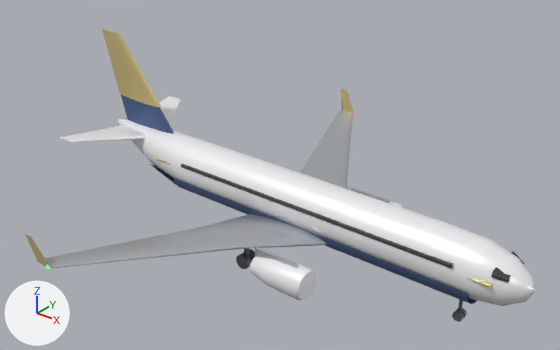
Renders of the glTF model models/airliner.glb from each side of a commit.
Rendered twice from a 50 mm lens placed at (31.1, -40.3, 27.1), pointed at (-0.8, -0.4, 2.4). Every picture has the same lights, and +X, +Y and +Z are marked at lower left. The first picture is the older version. Vertices at exactly the same position are counted once.

The first picture shows 'body', 'gear'.
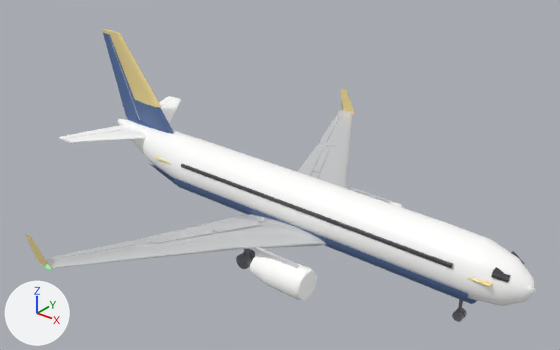
Pixel boxes [x1, y1, x2, y2] of what changed, in the pictures (560 x 350 px):
'body', recoloured, surface changed, reshaped
    both: [25, 29, 535, 306]
'rudder', added (blue)
    after: [103, 33, 139, 121]
'flapR', added
    after: [137, 214, 264, 243]
'gear', recoloured, surface changed
    both: [236, 249, 467, 320]
'flapL', added
    after: [297, 144, 325, 176]
'aileronR', added
    after: [56, 241, 135, 258]
'spoilerR1', added
    after: [151, 230, 215, 243]
'elevatorR', added
    after: [61, 126, 126, 138]
'spoilerR0', added
    after: [212, 221, 262, 232]
'spoilerL1', added
    after: [313, 146, 330, 173]
'aileronL', added
    after: [320, 116, 339, 142]
'elevatorL', added
    after: [138, 97, 171, 120]
'spoilerL0', added
    after: [311, 172, 319, 179]
part 1 of me_body, cut back
    before: [36, 110, 352, 266]
    after: [36, 110, 353, 268]
part 2 of me_body, cut back
    before: [60, 29, 161, 143]
    after: [59, 29, 181, 143]

Edits to the bpy script that builds the scene:
```text
Change mat_material_0:
    mat_material_0.metallic: 0.2 -> 0.0
    add mat_material_0.emission_color = (0.102, 0.102, 0.101)  # dark grey #5a5a59
    add mat_material_0.emission_strength = 1.0
Change mat_material_1:
    mat_material_1.metallic: 0.3 -> 0.0
    add mat_material_1.emission_color = (0.0088, 0.0154, 0.033)  # dark blue #172133
    add mat_material_1.emission_strength = 1.0
Change mat_material_2:
    mat_material_2.metallic: 0.5 -> 0.2
    add mat_material_2.emission_strength = 1.0
Change mat_material_3:
    add mat_material_3.emission_color = (0.0066, 0.0066, 0.0077)  # black #131315
    add mat_material_3.emission_strength = 1.0
Change mat_material_4:
    mat_material_4.base_color: (0.55, 0.57, 0.6) -> (0.68, 0.69, 0.7)  # light grey #c4c7cb -> light grey #d7d8da
    mat_material_4.metallic: 0.7 -> 0.55
    mat_material_4.roughness: 0.35 -> 0.42
    add mat_material_4.emission_strength = 1.0
    add mat_material_4.emission_color = (0.0748, 0.0759, 0.077)  # dark grey #4d4e4e
Change mat_material_5:
    add mat_material_5.emission_color = (0.0198, 0.0198, 0.022)  # black #262629
    add mat_material_5.emission_strength = 1.0
Change me_body:
    remove me_body.from_pydata(...)  # 1328 vertices, 2486 faces; spans x -20.0..18.6, y -17.3..17.3, z -2.8..9.9
    add me_body.from_pydata(...)  # 2185 vertices, 4222 faces; spans x -20.0..18.6, y -17.3..17.3, z -2.8..9.9
    me_body part 1: 2 vertices moved within x -2.6, y -6.5..6.5, z -0.5; 44 vertices removed from x -3.8..0.0, y -6.5..6.5, z -0.6..-0.1; 502 vertices added at x -7.1..4.2, y -15.8..15.8, z -1.2..0.6
    me_body part 2: 22 vertices moved from x -18.9..-13.7, y -6.2..0.2, z 2.4..4.5 to x -20.0..-13.7, y -6.2..0.2, z 2.4..9.6; 10 vertices removed from x -16.6..-13.6, y -0.3..0.3, z 4.5; 409 vertices added at x -19.9..-12.2, y -6.0..6.0, z 1.7..9.6
Add ob_spoilerr1:
    ob_spoilerr1 = bpy.data.objects.new('spoilerR1', me_spoilerr1)  # 58 vertices, 112 faces; spans x -2.34..0.0, y -4.0..0.0, z -0.03..0.36; in mat_material_4 (light grey #d7d8da)
    ob_spoilerr1.location = (-1.93, -6.2, -0.25)
Add ob_spoilerl1:
    ob_spoilerl1 = bpy.data.objects.new('spoilerL1', me_spoilerl1)  # 58 vertices, 112 faces; spans x -2.34..0.0, y 0.0..4.0, z -0.03..0.36; in mat_material_4 (light grey #d7d8da)
    ob_spoilerl1.location = (-1.93, 6.2, -0.25)
Add ob_spoilerr0:
    ob_spoilerr0 = bpy.data.objects.new('spoilerR0', me_spoilerr0)  # 58 vertices, 112 faces; spans x -2.14..0.0, y -3.0..0.0, z -0.04..0.22; in mat_material_4 (light grey #d7d8da)
    ob_spoilerr0.location = (-0.38, -3.0, -0.46)
Add ob_spoilerl0:
    ob_spoilerl0 = bpy.data.objects.new('spoilerL0', me_spoilerl0)  # 58 vertices, 112 faces; spans x -2.14..0.0, y 0.0..3.0, z -0.04..0.22; in mat_material_4 (light grey #d7d8da)
    ob_spoilerl0.location = (-0.38, 3.0, -0.46)
Add ob_rudder:
    ob_rudder = bpy.data.objects.new('rudder', me_rudder)  # 58 vertices, 112 faces; spans x -3.8..-0.11, y -0.08..0.08, z 0.0..7.0; in mat_material_1 (blue #506995)
    ob_rudder.location = (-16.19, 0.0, 2.6)
Add ob_elevatorr:
    ob_elevatorr = bpy.data.objects.new('elevatorR', me_elevatorr)  # 58 vertices, 112 faces; spans x -2.19..-0.08, y -5.2..0.0, z -0.06..0.49; in mat_material_0 (white #f7f7f6)
    ob_elevatorr.location = (-17.0, -0.8, 1.92)
Add ob_aileronr:
    ob_aileronr = bpy.data.objects.new('aileronR', me_aileronr)  # 58 vertices, 112 faces; spans x -2.41..-0.06, y -4.8..0.0, z -0.04..0.5; in mat_material_4 (light grey #d7d8da)
    ob_aileronr.location = (-4.7, -11.0, 0.0)
Add ob_flapr:
    ob_flapr = bpy.data.objects.new('flapR', me_flapr)  # 58 vertices, 112 faces; spans x -4.36..-0.14, y -8.5..0.0, z -0.09..0.86; in mat_material_4 (light grey #d7d8da)
    ob_flapr.location = (-0.91, -2.0, -0.86)
Add ob_elevatorl:
    ob_elevatorl = bpy.data.objects.new('elevatorL', me_elevatorl)  # 58 vertices, 112 faces; spans x -2.19..-0.08, y 0.0..5.2, z -0.06..0.49; in mat_material_0 (white #f7f7f6)
    ob_elevatorl.location = (-17.0, 0.8, 1.92)
Add ob_aileronl:
    ob_aileronl = bpy.data.objects.new('aileronL', me_aileronl)  # 58 vertices, 112 faces; spans x -2.41..-0.06, y 0.0..4.8, z -0.04..0.5; in mat_material_4 (light grey #d7d8da)
    ob_aileronl.location = (-4.7, 11.0, 0.0)
Add ob_flapl:
    ob_flapl = bpy.data.objects.new('flapL', me_flapl)  # 58 vertices, 112 faces; spans x -4.36..-0.14, y 0.0..8.5, z -0.09..0.86; in mat_material_4 (light grey #d7d8da)
    ob_flapl.location = (-0.91, 2.0, -0.86)
```
